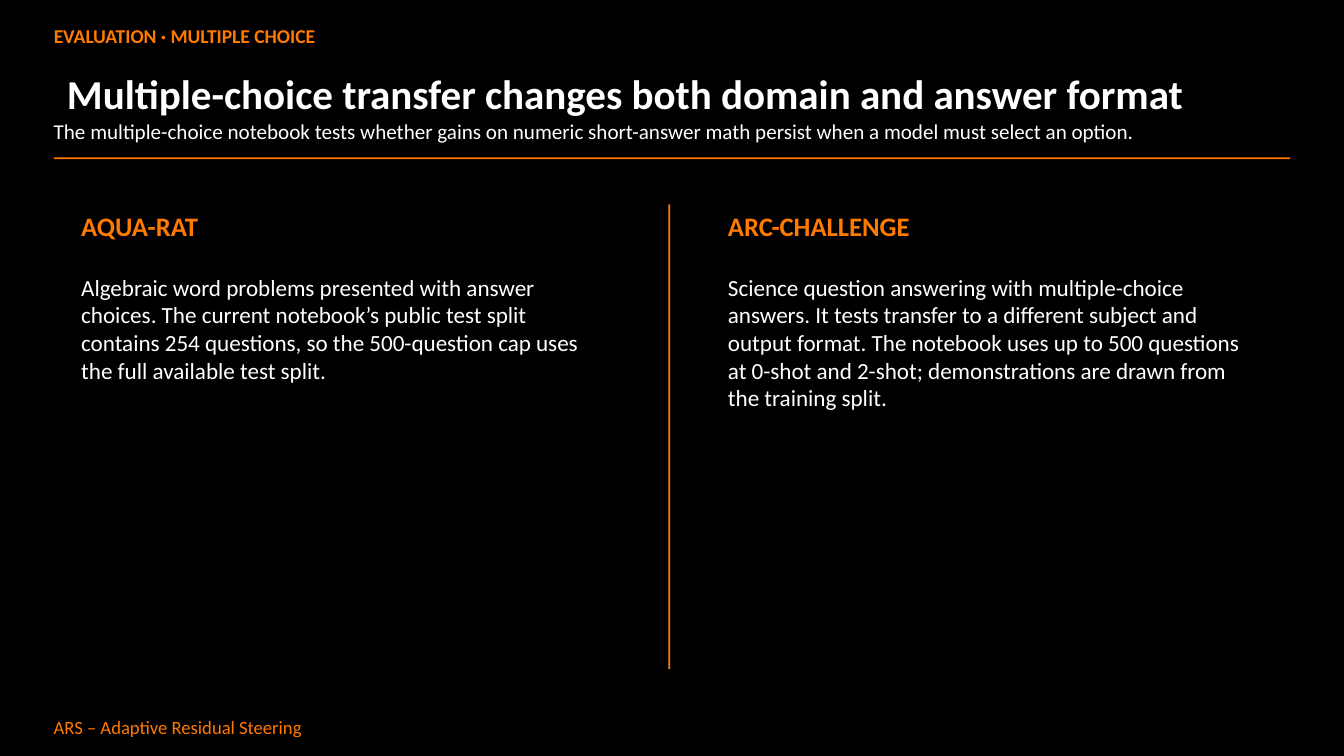
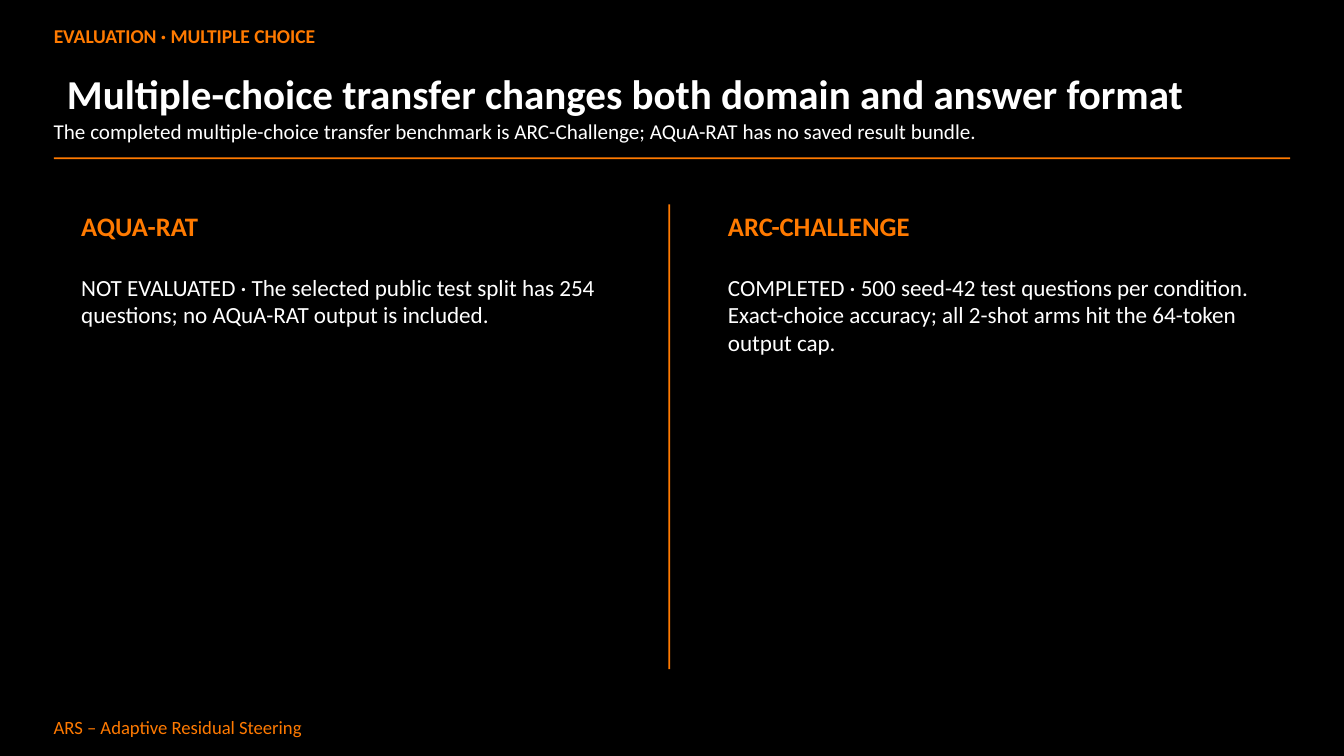
Before and after one commit to Abdullah182155/adaptive-residual-steering, a slide deck: slide 33 of ARS_Research_Presentation.pptx. Drawn at 1344x756 pixels with LibreOffice and Linux fonts; fonts in the diff are those of the drawing. Boxes give left, top, right and bottom in pixels: in the first picture for what was removed or moved away, otherwise in the second. Text is boxed around its words. In the diff, an @@ line names an element or a change of style, - is before the commit and + after.

Commit message:
docs: finalize research handoff and presentation
Record the completed benchmark evidence, release provenance, limitations, and references alongside the reviewed research deck.

```diff
--- a/ARS_Research_Presentation.pptx
+++ b/ARS_Research_Presentation.pptx
@@ text at (54,124,976,143): text changed @@
-The multiple-choice notebook tests whether gains on numeric short-answer math persist when a model must select an option.
+The completed multiple-choice transfer benchmark is ARC-Challenge; AQuA-RAT has no saved result bundle.
@@ text at (81,280,594,327): text changed @@
-Algebraic word problems presented with answer choices. The current notebook’s public test split contains 254 questions, so the 500-question cap uses the full available test split.
+NOT EVALUATED · The selected public test split has 254 questions; no AQuA-RAT output is included.
@@ text at (728,280,1248,355): text changed @@
-Science question answering with multiple-choice answers. It tests transfer to a different subject and output format. The notebook uses up to 500 questions at 0-shot and 2-shot; demonstrations are drawn from the training split.
+COMPLETED · 500 seed-42 test questions per condition. Exact-choice accuracy; all 2-shot arms hit the 64-token output cap.
```
Also in this commit, not shown: 7 other slides changed, 15 slides added, 9 slides removed, 12 other files.
